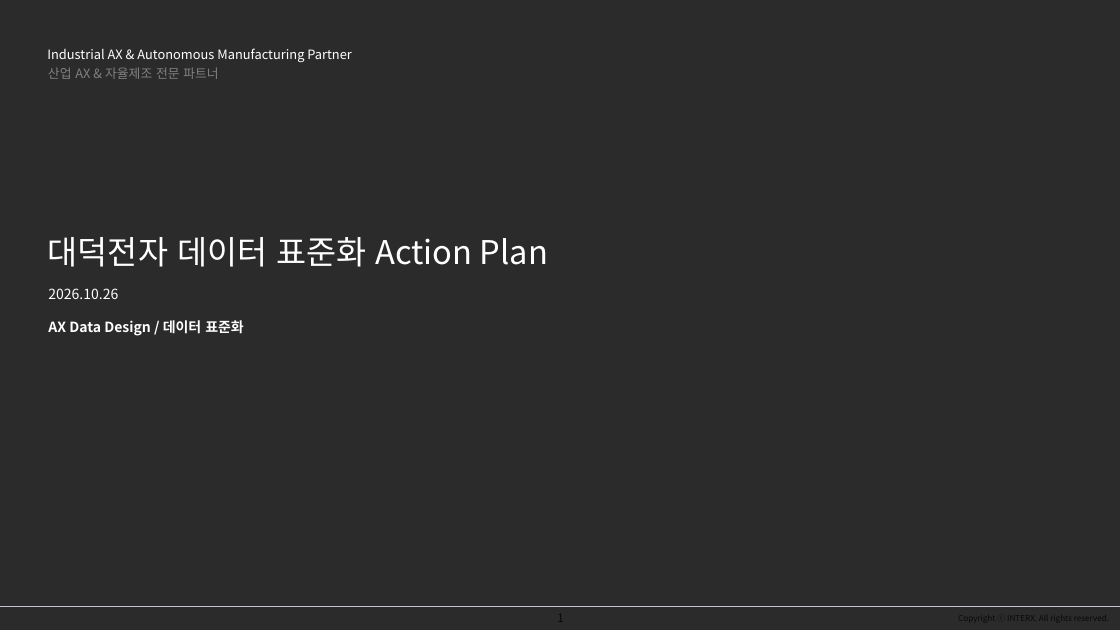
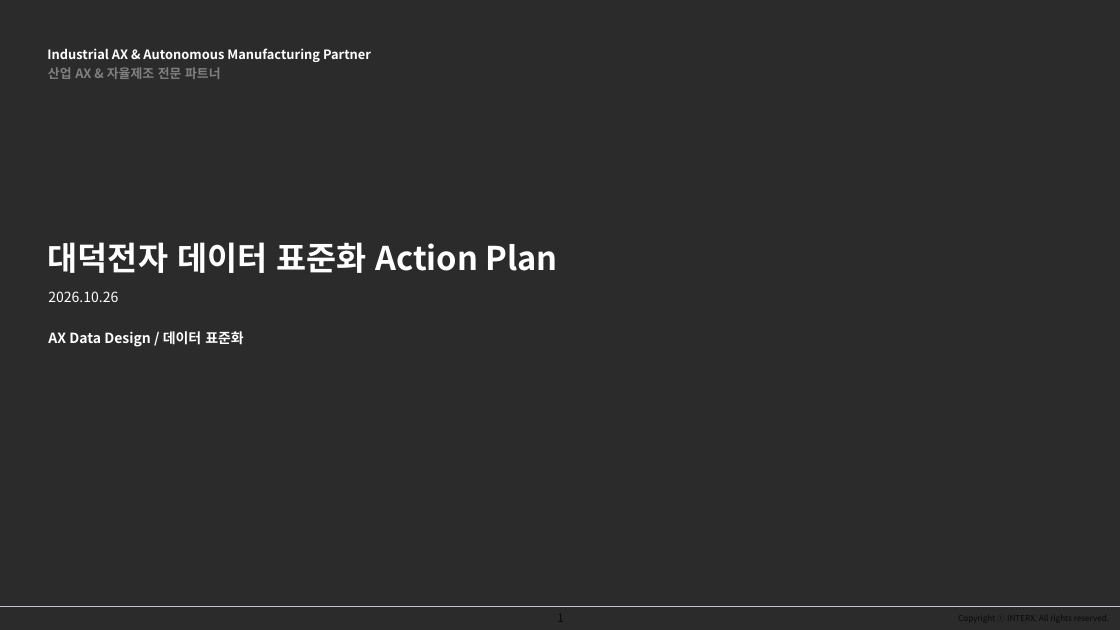
Before and after one commit to muramasaDev/interx-deck-skill, a slide deck: slide 1 of assets/interx_template.pptx. Drawn at 1120x630 pixels with LibreOffice and Linux fonts; fonts in the diff are those of the drawing; background and template pictures are left out; a plain dark background stands for a picture behind light text. Boxes give left, top, right and bottom in pixels: in the first picture for what was removed or moved away, otherwise in the second. Text is boxed around its words. In the diff, an @@ line names an element or a change of style, - is before the commit and + after.

```diff
--- a/assets/interx_template.pptx
+++ b/assets/interx_template.pptx
@@ text "Industrial AX & Autonomous Manufacturing ..." at <box>47,48,371,62</box>: bold on @@
@@ text "산업 AX & 자율제조 전문 ..." at <box>48,67,220,79</box>: bold on @@
@@ text "대덕전자 데이터 표준화 Action Plan" at <box>48,242,558,273</box>: bold on; line spacing 1.1 to 1.25 @@
@@ text "2026.10.26" at <box>48,291,118,302</box>: line spacing 1.1 to 1.25 @@
@@ text "AX Data Design / 데이터 ..." at <box>48,331,244,347</box>: line spacing 16pt to 1.25; vertical alignment top to middle @@
```
Also in this commit, not shown: 13 other slides changed, 26 other files.
